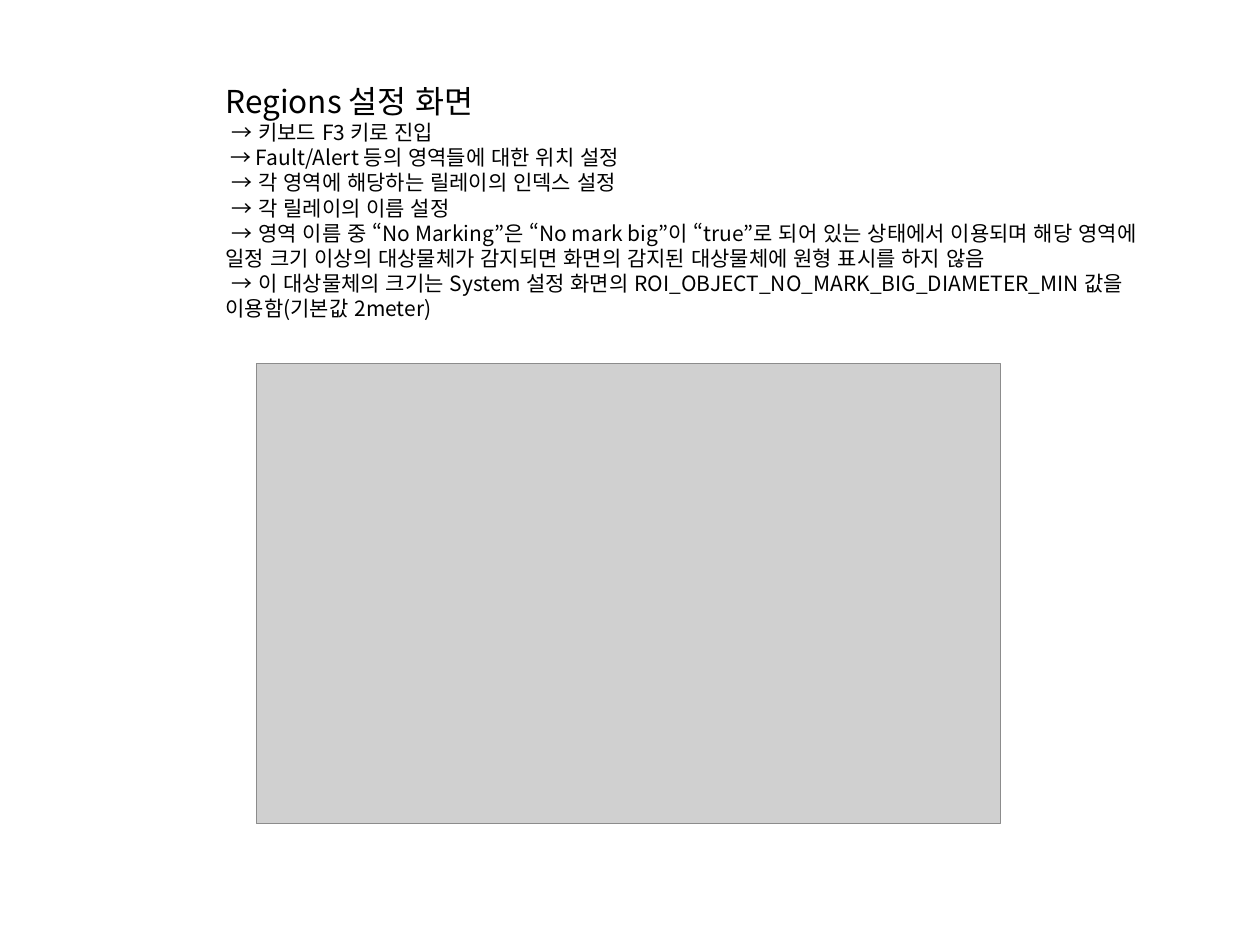
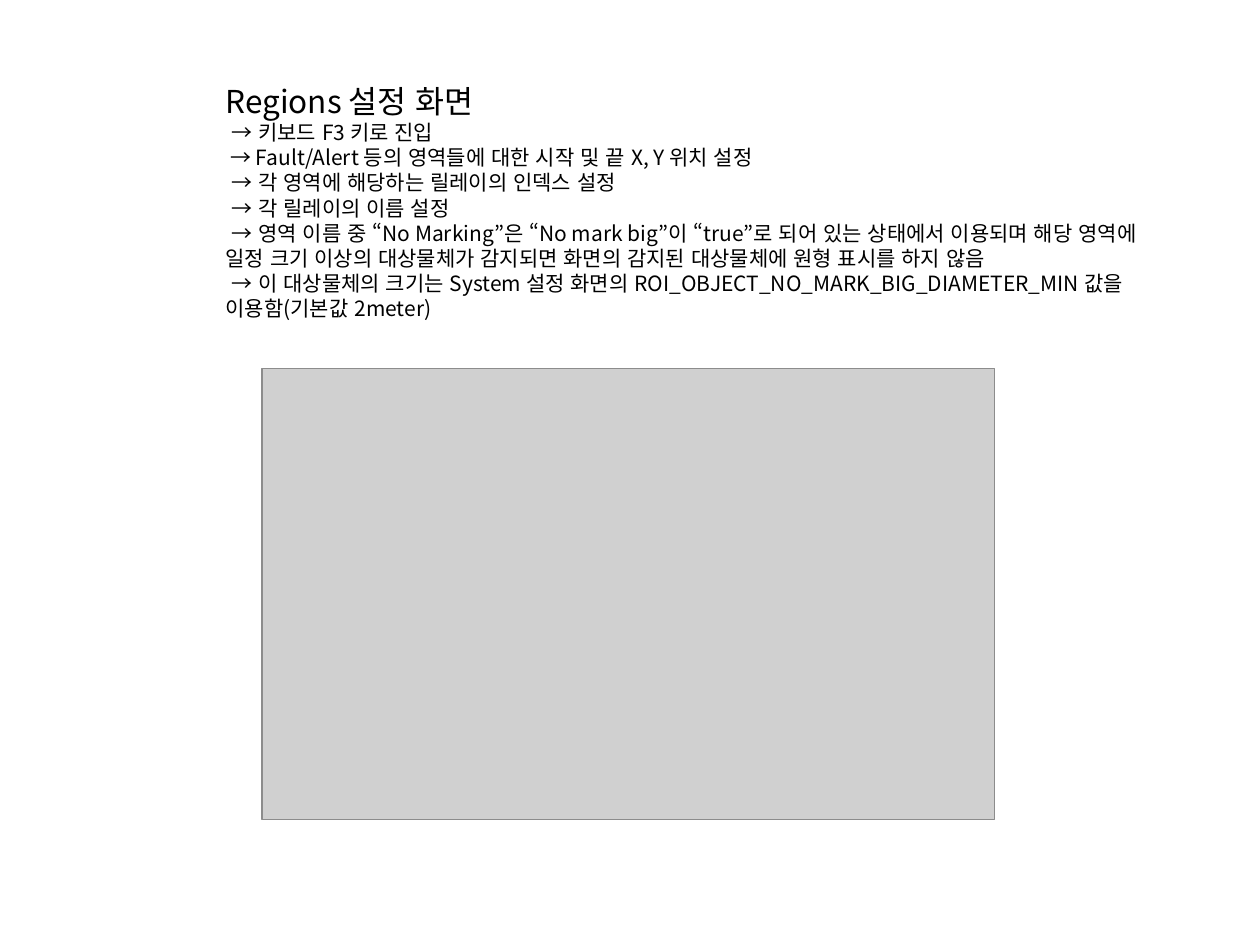
Before and after one commit to leesy24/AntiCollision_2D.application.windows32, a slide deck: slide 9 of 2D-AntiCollision Monitoring System.pptx (slide 8 before the commit). Drawn at 1260x945 pixels with LibreOffice and Linux fonts; fonts in the diff are those of the drawing; grey boxes stand for pictures. Boxes give left, top, right and bottom in pixels: in the first picture for what was removed or moved away, otherwise in the second. Text is boxed around its words. In the diff, an @@ line names an element or a change of style, - is before the commit and + after.

```diff
--- a/2D-AntiCollision Monitoring System.pptx
+++ b/2D-AntiCollision Monitoring System.pptx
@@ text at [256, 147, 753, 169]: text changed @@
-→ Fault/Alert 등의 영역들에 대한 위치 설정
+→ Fault/Alert 등의 영역들에 대한 시작 및 끝 X, Y 위치 설정
@@ picture: place and size @@
-picture at [257, 363, 1000, 823]
+picture at [262, 368, 994, 819]
```
Also in this commit, not shown: 1 slide added.
